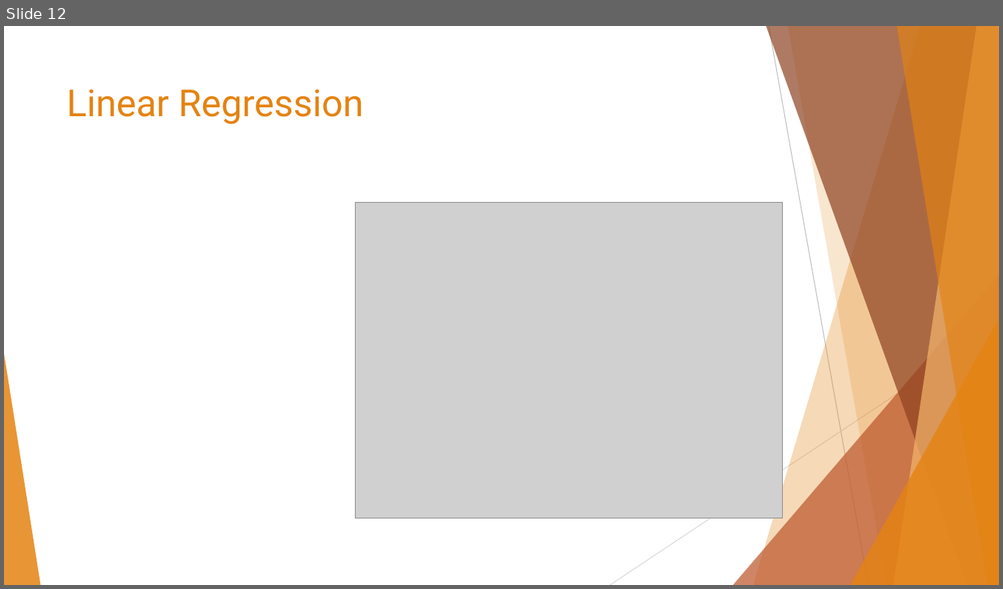
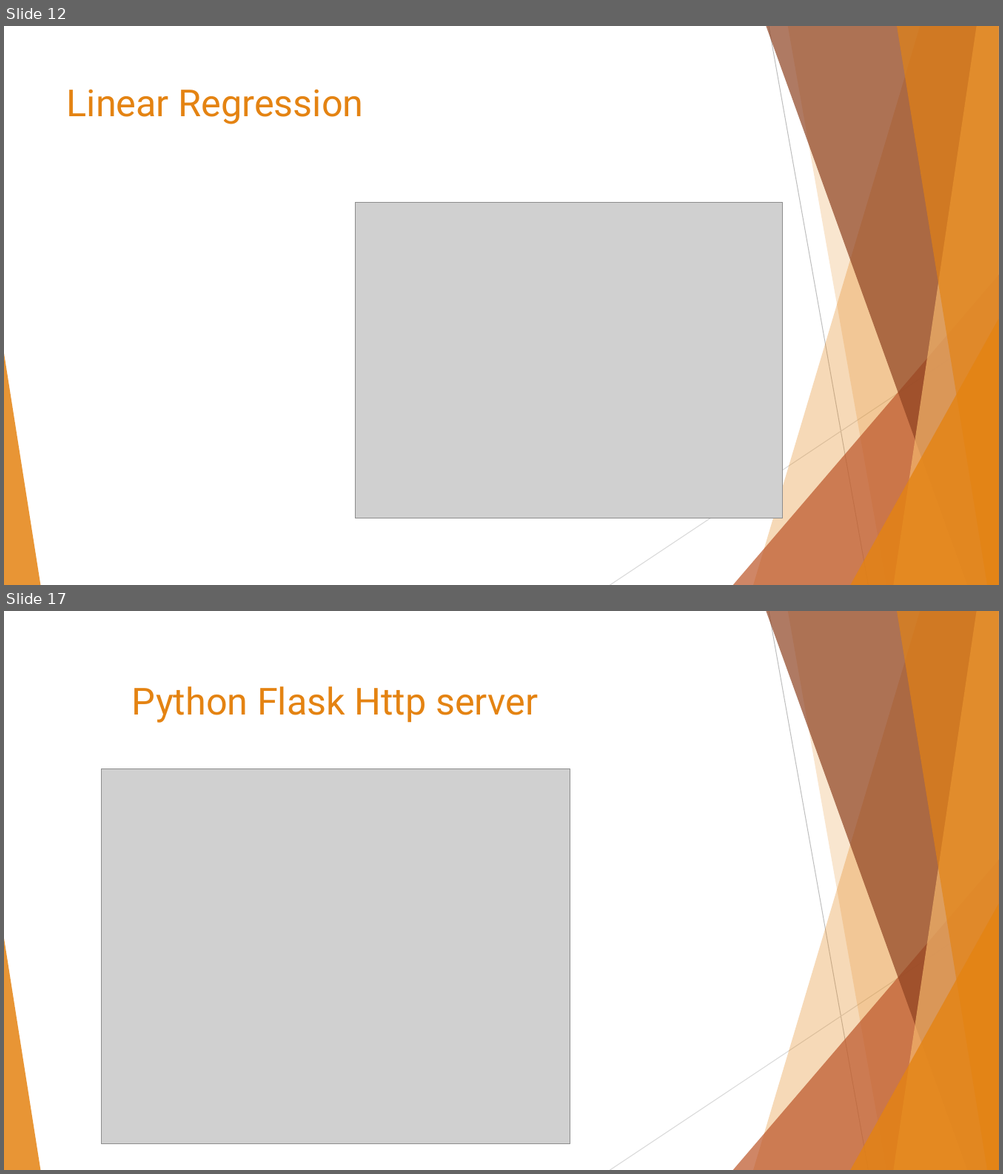
Before and after one commit to data-max-hq/workshop-epoka, a slide deck: Presentations/Introduction to Machine Learning.pptx. Shown one above the other, each under a label of ours: slide 12 before the commit, slides 12 and 17 after it; the slides between them are not shown. The pictures are 1003x589 and 1003x1174 pixels, drawn with LibreOffice and Linux fonts; fonts in the diff are those of the drawing; grey boxes stand for pictures. Boxes give left, top, right and bottom in pixels: in the first picture for what was removed or moved away, otherwise in the second. Text is boxed around its words. In the diff, an @@ line names an element or a change of style, - is before the commit and + after.

```diff
--- a/Presentations/Introduction to Machine Learning.pptx
+++ b/Presentations/Introduction to Machine Learning.pptx
@@ slide 17 added at bbox=[4, 611, 999, 1170], background #FFFFFF; not listed: 10 template elements that a slide beside it also shows @@
@@ text added at bbox=[132, 686, 538, 723], 36 pt, text #E48312 @@
+Python Flask Http server
@@ picture added at bbox=[101, 769, 569, 1145] @@
```
Also in this commit, not shown: 7 other slides added, 1 other file.
